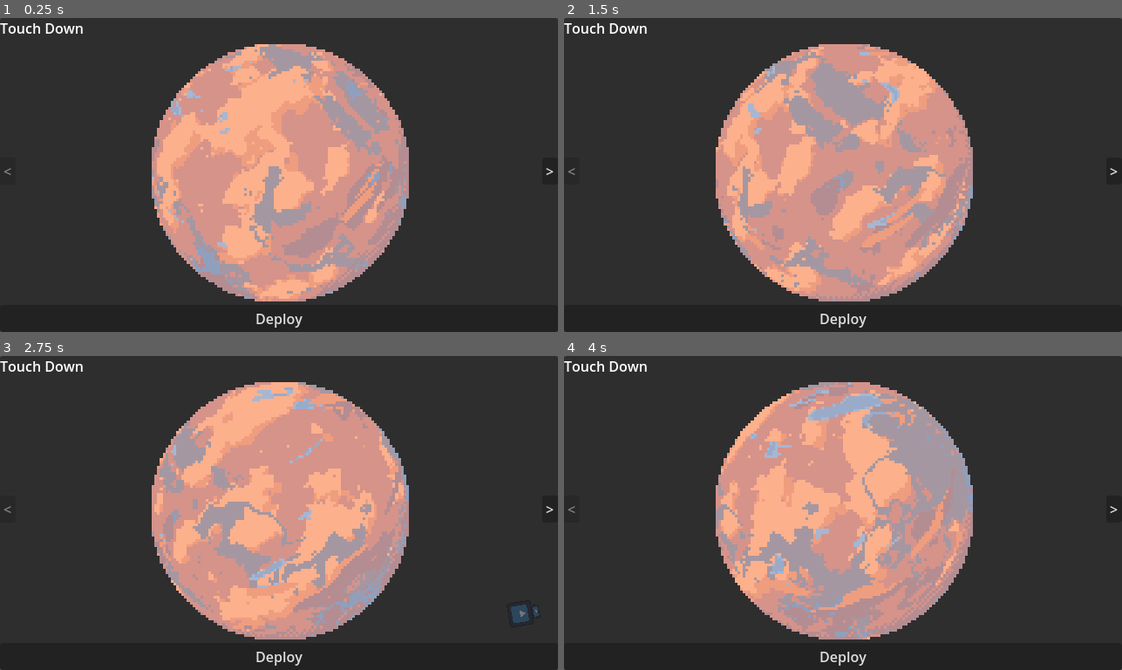
Above: before the commit, frames 1-4 (two rows, left to right).
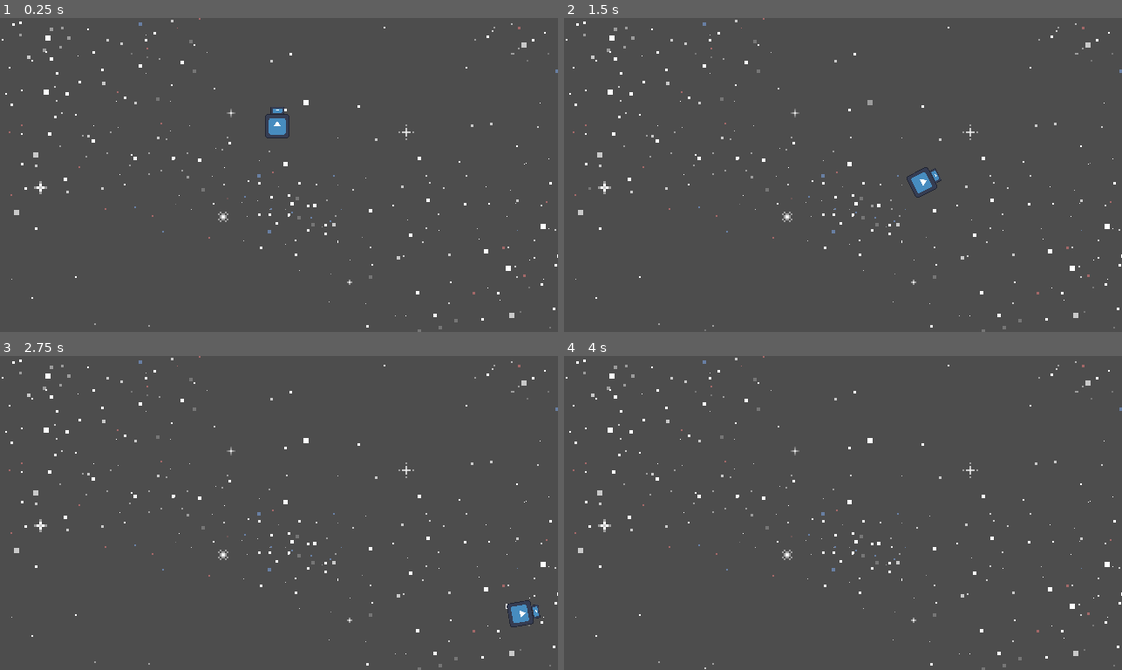
Above: after the commit, the same moments.

Repository: IvanoiuPetrut/touchdown
Game: Godot game, scene res://scenes/game.tscn
Two runs of this game, one before a commit and one after it. Both use one fixed random seed, a clock stepped at 60 frames per second and the inputs below. The engine's default icon, where the game draws it, is replaced by a stand-in: a white triangle on a blue panel in a dark square.
Inputs:
- Up to frame 1 (0.25 s): no input
- Up to frame 2 (1.5 s): hold E (rotate_right) 0.53-1.28 s; hold Space (boost) 0.53-1.28 s; hold Q (rotate_left) from 1.28 s (still down); tap Space (boost) at 1.35 s
- Up to frame 3 (2.75 s): release Q (rotate_left) at 2.03 s; hold E (rotate_right) from 2.03 s (still down); hold Space (boost) from 2.03 s (still down)
- Up to frame 4 (4 s): release Space (boost) at 2.78 s; tap Space (boost) at 2.85 s; release E (rotate_right) at 3.53 s; hold Q (rotate_left) from 3.53 s (still down); hold Space (boost) from 3.53 s (still down)

The runs differ from the first frame. In frame 1, 100% of the frame differs, in the area x 0-100%, y 0-100%; in frame 2, 100%; in frame 3, 100%; in frame 4, 100%.

Commit message:
feat: add animated background

Diff:
--- a/scenes/game.tscn
+++ b/scenes/game.tscn
@@ -1,9 +1,10 @@
-[gd_scene load_steps=5 format=3 uid="uid://ckkxv2wa177uq"]
+[gd_scene load_steps=6 format=3 uid="uid://ckkxv2wa177uq"]
 
 [ext_resource type="Script" uid="uid://cicf7o51mr7vt" path="res://scripts/game_manager.gd" id="1_iywne"]
 [ext_resource type="PackedScene" uid="uid://ff3q6eymtcbm" path="res://scenes/game_ui.tscn" id="1_lbhrr"]
 [ext_resource type="PackedScene" uid="uid://chrsbtyr7g8th" path="res://scenes/player.tscn" id="1_uwrxv"]
 [ext_resource type="PackedScene" uid="uid://d1b3nc4whww66" path="res://scenes/menu_ui.tscn" id="3_p57ef"]
+[ext_resource type="PackedScene" uid="uid://cmvjs4nec4841" path="res://scenes/game_background.tscn" id="5_iywne"]
 
 [node name="GameController" type="Node"]
 script = ExtResource("1_iywne")
@@ -15,11 +16,16 @@
 position = Vector2(316, -181)
 position_smoothing_enabled = true
 
+[node name="GameBackground" parent="World2D" instance=ExtResource("5_iywne")]
+position = Vector2(-12, -363)
+
 [node name="Player" parent="World2D" instance=ExtResource("1_uwrxv")]
 unique_name_in_owner = true
+z_index = 5
 position = Vector2(314, -229)
 
 [node name="GUI" type="Control" parent="."]
+visible = false
 layout_mode = 3
 anchors_preset = 0
 offset_right = 40.0
@@ -31,3 +37,4 @@
 
 [node name="MenuUi" parent="GUI" instance=ExtResource("3_p57ef")]
 unique_name_in_owner = true
+visible = false
--- /dev/null
+++ b/scenes/game_background.tscn
@@ -0,0 +1,167 @@
+[gd_scene load_steps=16 format=3 uid="uid://cmvjs4nec4841"]
+
+[ext_resource type="Texture2D" uid="uid://nl1wns0lv0qg" path="res://assets/sprites/sky.png" id="1_6oqpv"]
+
+[sub_resource type="AtlasTexture" id="AtlasTexture_qebxc"]
+atlas = ExtResource("1_6oqpv")
+region = Rect2(0, 3220, 740, 460)
+
+[sub_resource type="AtlasTexture" id="AtlasTexture_fjsm1"]
+atlas = ExtResource("1_6oqpv")
+region = Rect2(740, 3220, 740, 460)
+
+[sub_resource type="AtlasTexture" id="AtlasTexture_3yisv"]
+atlas = ExtResource("1_6oqpv")
+region = Rect2(1480, 3220, 740, 460)
+
+[sub_resource type="AtlasTexture" id="AtlasTexture_e45fi"]
+atlas = ExtResource("1_6oqpv")
+region = Rect2(2220, 3220, 740, 460)
+
+[sub_resource type="AtlasTexture" id="AtlasTexture_t5xlc"]
+atlas = ExtResource("1_6oqpv")
+region = Rect2(2960, 3220, 740, 460)
+
+[sub_resource type="AtlasTexture" id="AtlasTexture_cp760"]
+atlas = ExtResource("1_6oqpv")
+region = Rect2(3700, 3220, 740, 460)
+
+[sub_resource type="SpriteFrames" id="SpriteFrames_8h5pt"]
+animations = [{
+"frames": [{
+"duration": 1.0,
+"texture": SubResource("AtlasTexture_qebxc")
+}, {
+"duration": 1.0,
+"texture": SubResource("AtlasTexture_fjsm1")
+}, {
+"duration": 1.0,
+"texture": SubResource("AtlasTexture_3yisv")
+}, {
+"duration": 1.0,
+"texture": SubResource("AtlasTexture_e45fi")
+}, {
+"duration": 1.0,
+"texture": SubResource("AtlasTexture_t5xlc")
+}, {
+"duration": 1.0,
+"texture": SubResource("AtlasTexture_cp760")
+}],
+"loop": true,
+"name": &"default",
+"speed": 7.0
+}]
+
+[sub_resource type="AtlasTexture" id="AtlasTexture_v8wn1"]
+atlas = ExtResource("1_6oqpv")
+region = Rect2(0, 4140, 740, 460)
+
+[sub_resource type="AtlasTexture" id="AtlasTexture_bdl33"]
+atlas = ExtResource("1_6oqpv")
+region = Rect2(740, 4140, 740, 460)
+
+[sub_resource type="AtlasTexture" id="AtlasTexture_o7tmo"]
+atlas = ExtResource("1_6oqpv")
+region = Rect2(1480, 4140, 740, 460)
+
+[sub_resource type="AtlasTexture" id="AtlasTexture_auhd7"]
+atlas = ExtResource("1_6oqpv")
+region = Rect2(2220, 4140, 740, 460)
+
+[sub_resource type="AtlasTexture" id="AtlasTexture_kkrb8"]
+atlas = ExtResource("1_6oqpv")
+region = Rect2(2960, 4140, 740, 460)
+
+[sub_resource type="AtlasTexture" id="AtlasTexture_f34nc"]
+atlas = ExtResource("1_6oqpv")
+region = Rect2(3700, 4140, 740, 460)
+
+[sub_resource type="SpriteFrames" id="SpriteFrames_oofio"]
+animations = [{
+"frames": [{
+"duration": 1.0,
+"texture": SubResource("AtlasTexture_v8wn1")
+}, {
+"duration": 1.0,
+"texture": SubResource("AtlasTexture_bdl33")
+}, {
+"duration": 1.0,
+"texture": SubResource("AtlasTexture_o7tmo")
+}, {
+"duration": 1.0,
+"texture": SubResource("AtlasTexture_auhd7")
+}, {
+"duration": 1.0,
+"texture": SubResource("AtlasTexture_kkrb8")
+}, {
+"duration": 1.0,
+"texture": SubResource("AtlasTexture_f34nc")
+}],
+"loop": true,
+"name": &"default",
+"speed": 5.0
+}]
+
+[node name="GameBackground" type="Node2D"]
+
+[node name="BlueStars" type="Sprite2D" parent="."]
+position = Vector2(333, 185)
+texture = ExtResource("1_6oqpv")
+region_enabled = true
+region_rect = Rect2(0, 0, 740, 460)
+
+[node name="RedStars" type="Sprite2D" parent="."]
+position = Vector2(333, 185)
+texture = ExtResource("1_6oqpv")
+region_enabled = true
+region_rect = Rect2(0, 460, 740, 460)
+
+[node name="White20" type="Sprite2D" parent="."]
+position = Vector2(333, 185)
+texture = ExtResource("1_6oqpv")
+region_enabled = true
+region_rect = Rect2(0, 920, 740, 460)
+
+[node name="White40" type="Sprite2D" parent="."]
+position = Vector2(333, 185)
+texture = ExtResource("1_6oqpv")
+region_enabled = true
+region_rect = Rect2(0, 1380, 740, 460)
+
+[node name="White60" type="Sprite2D" parent="."]
+position = Vector2(333, 185)
+texture = ExtResource("1_6oqpv")
+region_enabled = true
+region_rect = Rect2(0, 1840, 740, 460)
+
+[node name="White80" type="Sprite2D" parent="."]
+position = Vector2(333, 185)
+texture = ExtResource("1_6oqpv")
+region_enabled = true
+region_rect = Rect2(0, 2300, 740, 460)
+
+[node name="White100" type="Sprite2D" parent="."]
+position = Vector2(333, 185)
+texture = ExtResource("1_6oqpv")
+region_enabled = true
+region_rect = Rect2(0, 2760, 740, 460)
+
+[node name="BigStars" type="Sprite2D" parent="."]
+position = Vector2(333, 185)
+texture = ExtResource("1_6oqpv")
+region_enabled = true
+region_rect = Rect2(0, 3680, 740, 460)
+
+[node name="SmallStars" type="AnimatedSprite2D" parent="."]
+position = Vector2(320, 172)
+sprite_frames = SubResource("SpriteFrames_8h5pt")
+autoplay = "default"
+frame = 1
+frame_progress = 0.815278
+
+[node name="BigStars2" type="AnimatedSprite2D" parent="."]
+position = Vector2(325, 182)
+sprite_frames = SubResource("SpriteFrames_oofio")
+autoplay = "default"
+frame = 5
+frame_progress = 0.735818
Binary file added: assets/sprites/sky.png
Not shown, added: assets/sprites/sky.png.import
